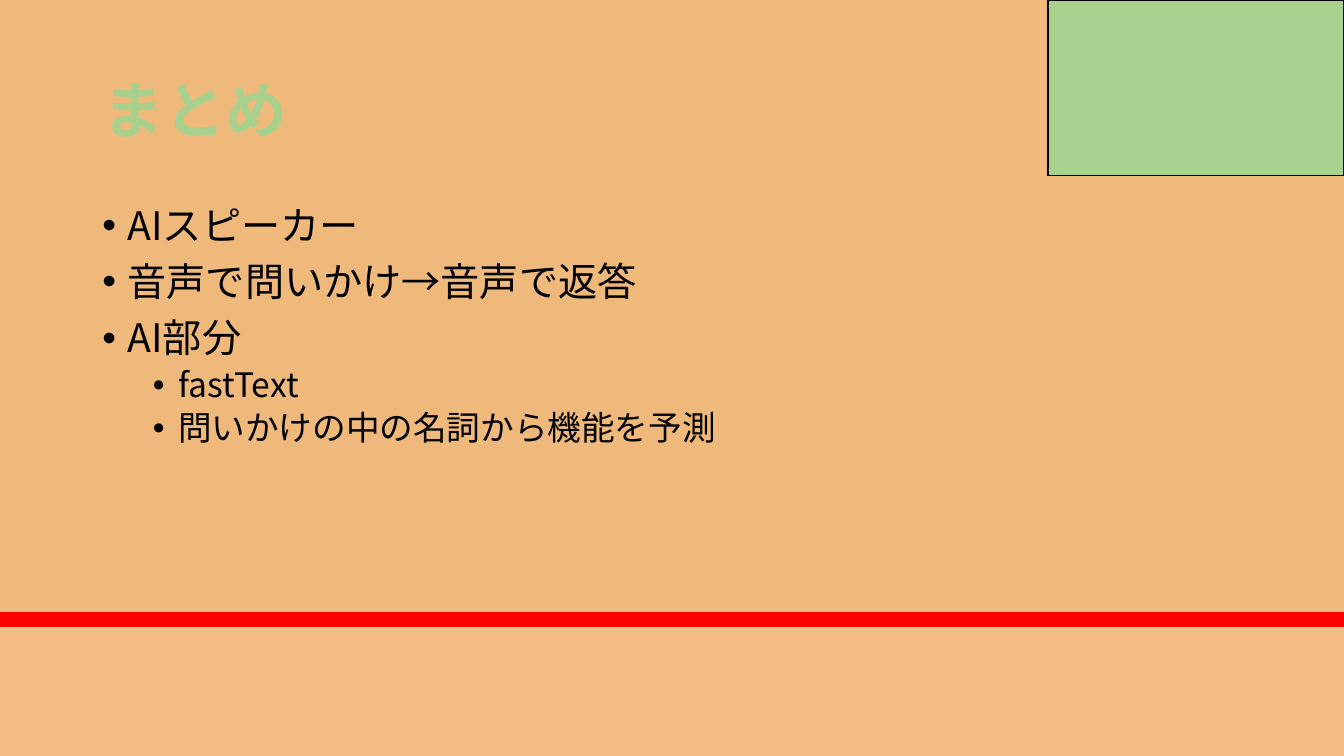
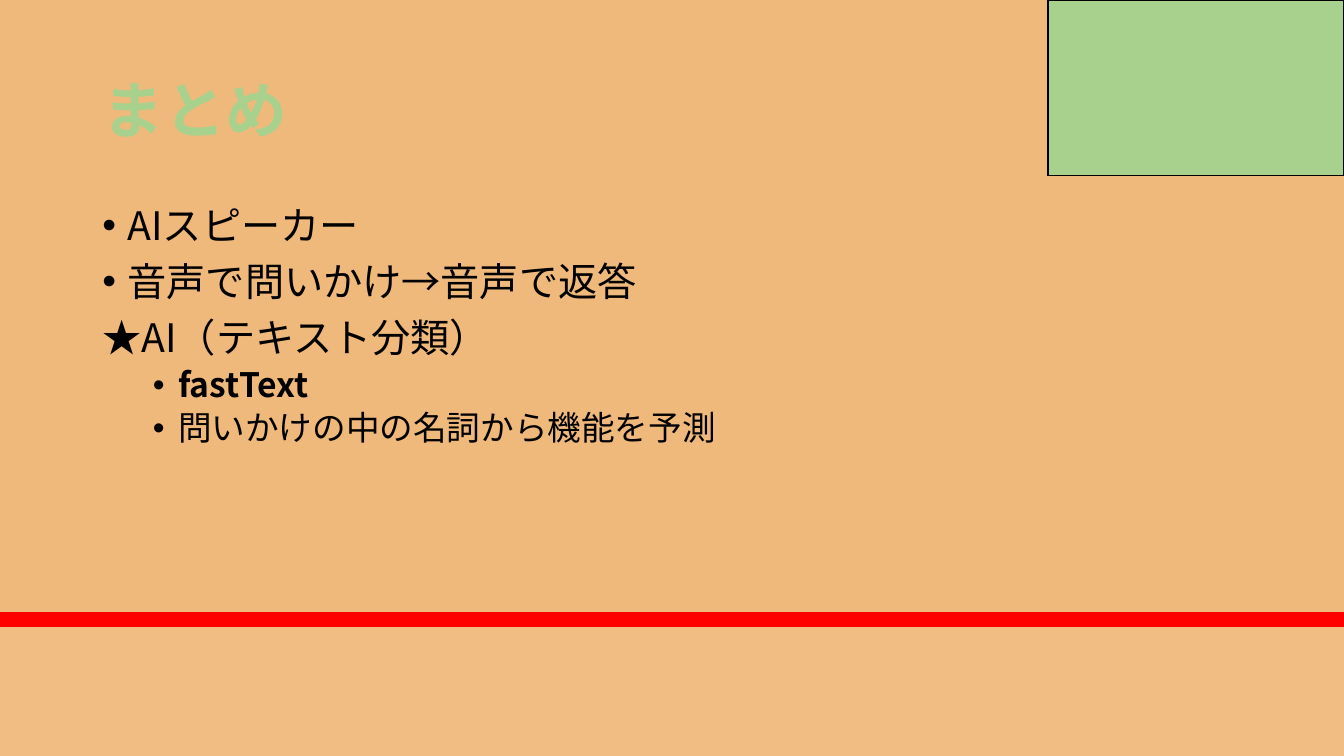
Before and after one commit to RikiishiSuzunosuke/AIspeaker_yosie, a slide deck: slide 29 of presentation/AIスピーカー開発_3_main.pptx (slide 28 before the commit). Drawn at 1344x756 pixels with LibreOffice and Linux fonts; fonts in the diff are those of the drawing. Boxes give left, top, right and bottom in pixels: in the first picture for what was removed or moved away, otherwise in the second. Text is boxed around its words. In the diff, an @@ line names an element or a change of style, - is before the commit and + after.

```diff
--- a/presentation/AIスピーカー開発_3_main.pptx
+++ b/presentation/AIスピーカー開発_3_main.pptx
@@ text at (102,318,488,356): text changed @@
-• AI部分
+★AI（テキスト分類）
@@ text at (178,369,308,398): bold on in "fastText" @@
```
Also in this commit, not shown: 9 other slides changed, 6 slides added, 4 other files.
